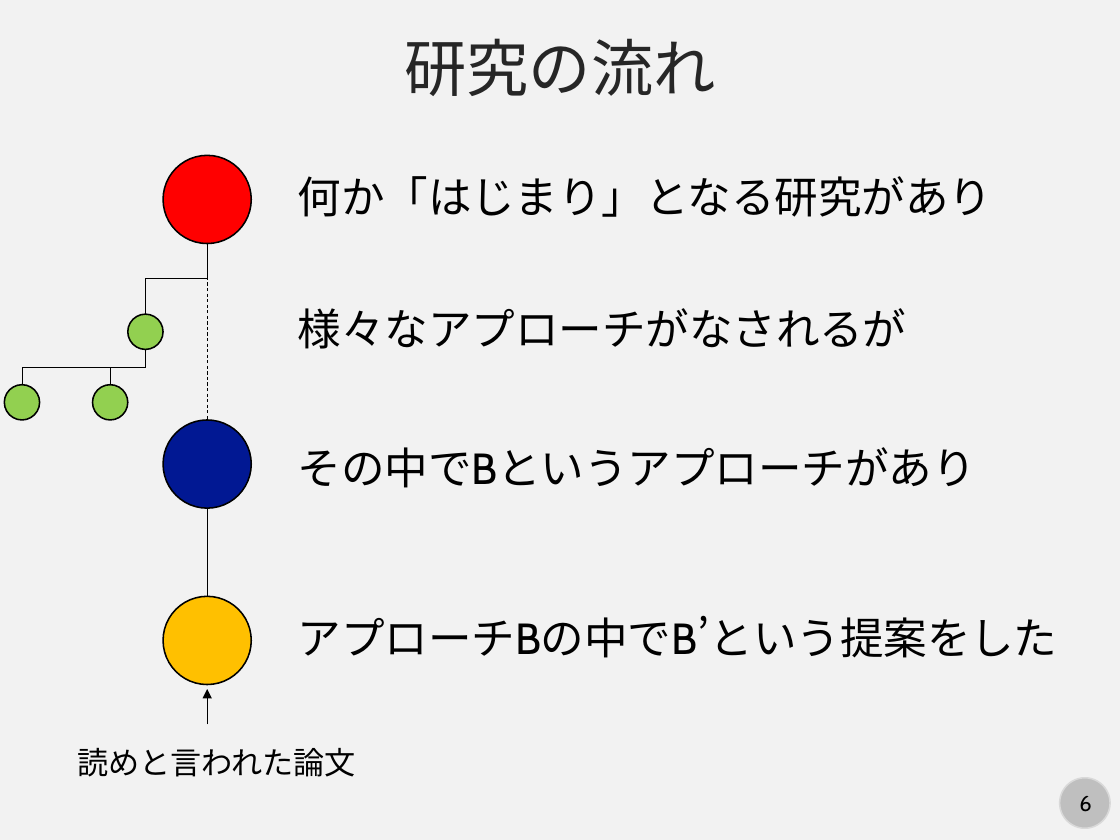
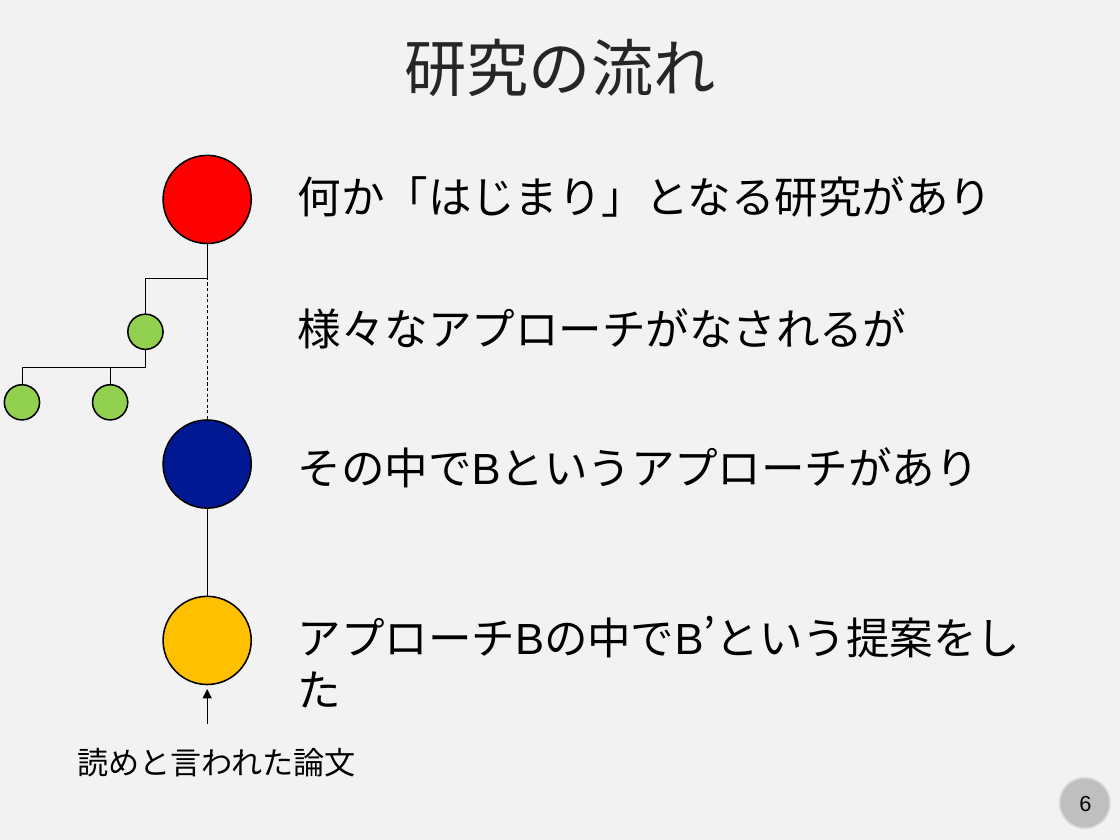
Before and after one commit to kaityo256/lab_startup, a slide deck: slide 6 of howtoreview/howtosurvey.pptx. Drawn at 1120x840 pixels with LibreOffice and Linux fonts; fonts in the diff are those of the drawing. Boxes give left, top, right and bottom in pixels: in the first picture for what was removed or moved away, otherwise in the second. Text is boxed around its words. In the diff, an @@ line names an element or a change of style, - is before the commit and + after.

```diff
--- a/howtoreview/howtosurvey.pptx
+++ b/howtoreview/howtosurvey.pptx
@@ font Cabin to Arial in 3 elements at (298, 447, 979, 488), (298, 615, 1021, 658), (1079, 796, 1091, 811) @@
```
Also in this commit, not shown: 16 other slides changed, 4 other files.
